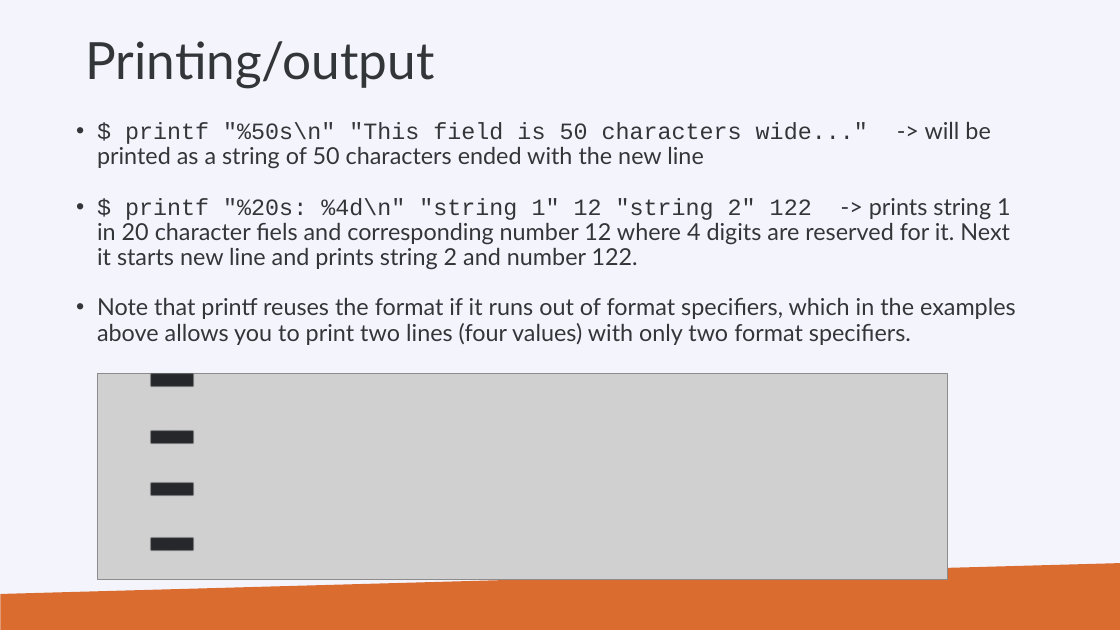
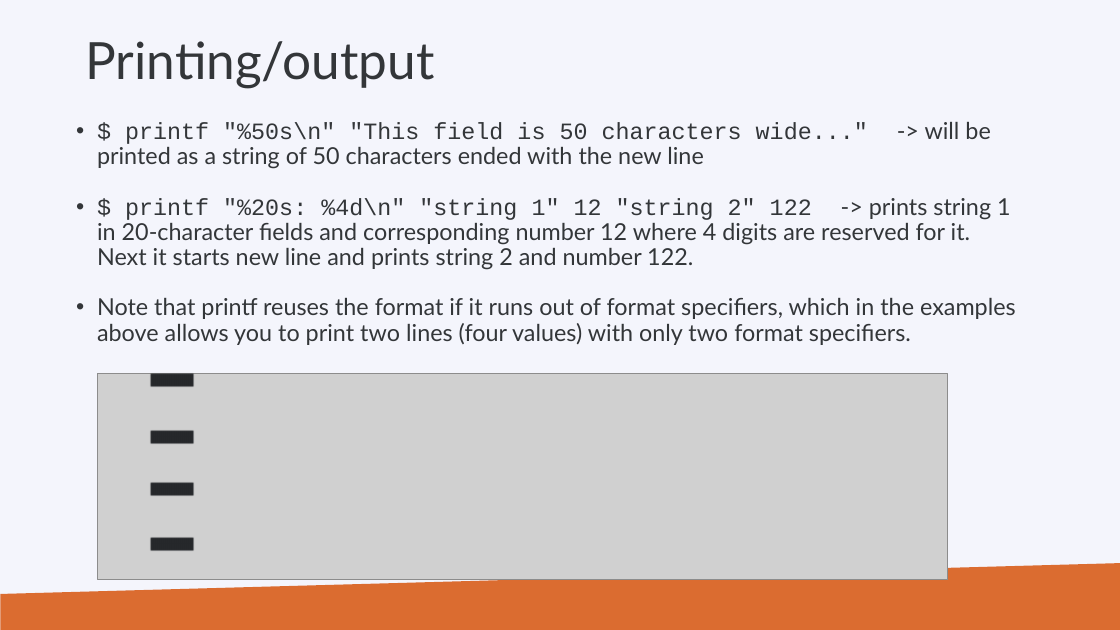
Before and after one commit to hpcleuven/Linux-scripting, a slide deck: slide 15 of Linux-scripting.pptx. Drawn at 1120x630 pixels with LibreOffice and Linux fonts; fonts in the diff are those of the drawing; grey boxes stand for pictures; background and template pictures are left out. Boxes give left, top, right and bottom in pixels: in the first picture for what was removed or moved away, otherwise in the second. Text is boxed around its words. In the diff, an @@ line names an element or a change of style, - is before the commit and + after.

```diff
--- a/Linux-scripting.pptx
+++ b/Linux-scripting.pptx
@@ text at (97, 198, 1011, 270): text changed @@
-• $ printf "%20s: %4d\n" "string 1" 12 "string 2" 122 -> prints string 1 in 20 character fiels and corresponding number 12 where 4 digits are reserved for it. Next it starts new line and prints string 2 and number 122.
+• $ printf "%20s: %4d\n" "string 1" 12 "string 2" 122 -> prints string 1 in 20-character fields and corresponding number 12 where 4 digits are reserved for it. Next it starts new line and prints string 2 and number 122.
```
Also in this commit, not shown: 18 other slides changed, 1 other file.
